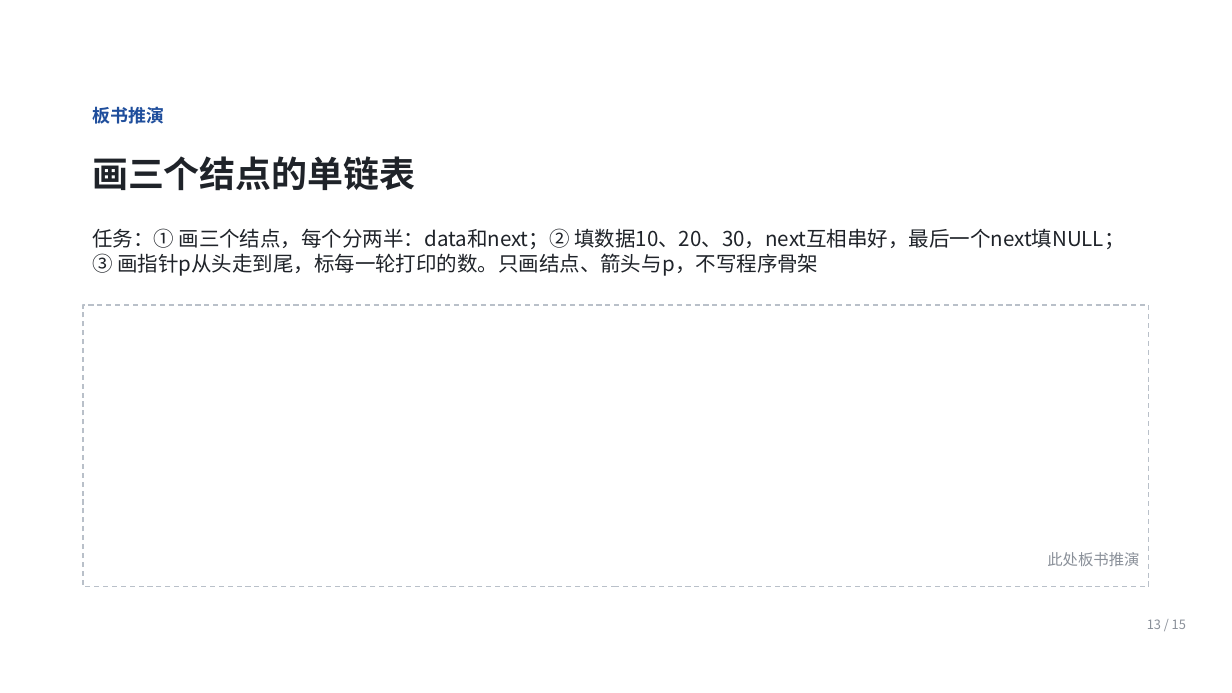
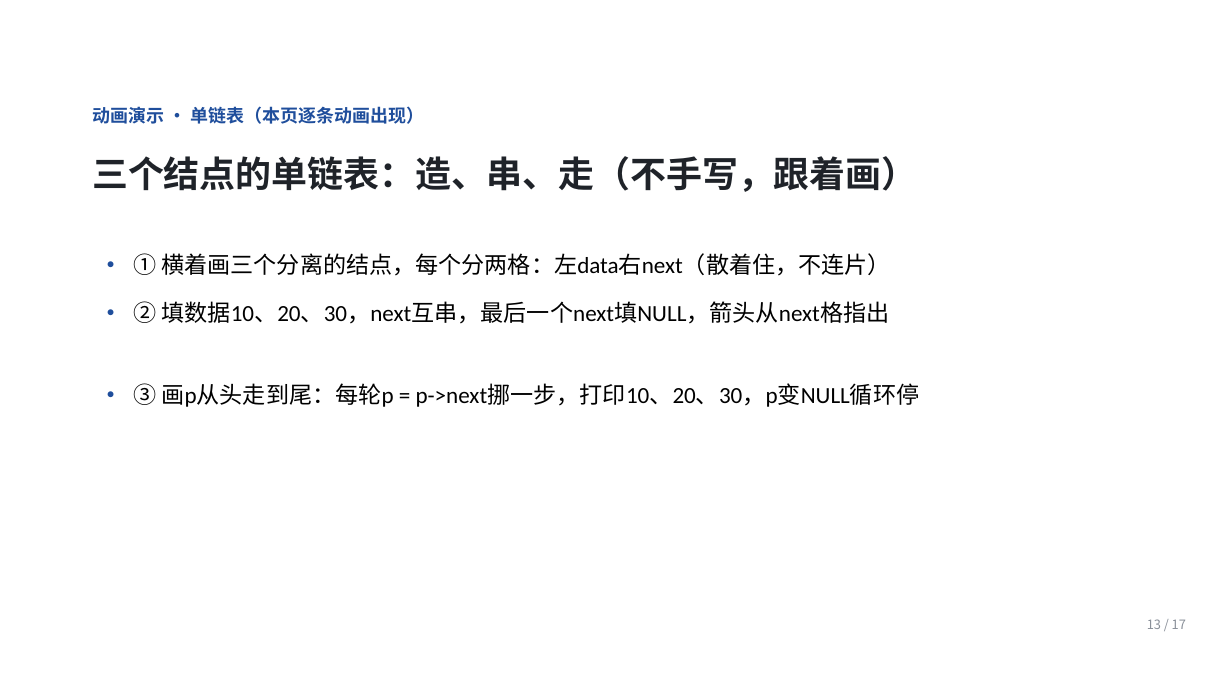
Before and after one commit to Ctrl1CandV/SpecialtyCourses, a slide deck: slide 13 of 课件/C1/C1-B-06/C1-B-06.pptx. Drawn at 1232x693 pixels with LibreOffice and Linux fonts; fonts in the diff are those of the drawing; background and template pictures are left out. Boxes give left, top, right and bottom in pixels: in the first picture for what was removed or moved away, otherwise in the second. Text is boxed around its words. In the diff, an @@ line names an element or a change of style, - is before the commit and + after.

Commit message:
09.01 PPT最后增加课后题的参考答案

```diff
--- a/课件/C1/C1-B-06/C1-B-06.pptx
+++ b/课件/C1/C1-B-06/C1-B-06.pptx
@@ text at (x1=92, y1=106, x2=425, y2=124): text changed @@
-板书推演
+动画演示 · 单链表（本页逐条动画出现）
@@ text at (x1=92, y1=156, x2=917, y2=192): text changed @@
-画三个结点的单链表
+三个结点的单链表：造、串、走（不手写，跟着画）
@@ text at (x1=133, y1=253, x2=890, y2=276): text changed; size 16 to 18 pt; font Noto Sans CJK SC to Calibri; text colour #1F2329 to #000000 @@
-任务：① 画三个结点，每个分两半：data和next；② 填数据10、20、30，next互相串好，最后一个next填NULL；③ 画指针p从头走到尾，标每一轮打印的数。只画结点、箭头与p，不写程序骨架
+• ① 横着画三个分离的结点，每个分两格：左data右next（散着住，不连片）
@@ rectangle removed at (x1=83, y1=305, x2=1149, y2=587) @@
@@ text added at (x1=133, y1=301, x2=889, y2=324), 18 pt, text #000000 @@
+• ② 填数据10、20、30，next互串，最后一个next填NULL，箭头从next格指出
@@ text added at (x1=133, y1=383, x2=920, y2=407), 18 pt, text #000000 @@
+• ③ 画p从头走到尾：每轮p = p->next挪一步，打印10、20、30，p变NULL循环停
@@ text removed at (x1=1047, y1=552, x2=1139, y2=566) @@
-此处板书推演
@@ text at (x1=1147, y1=619, x2=1186, y2=629): text changed @@
-13 / 15
+13 / 17
```
Also in this commit, not shown: 14 other slides changed, 2 slides added, 23 other files.
